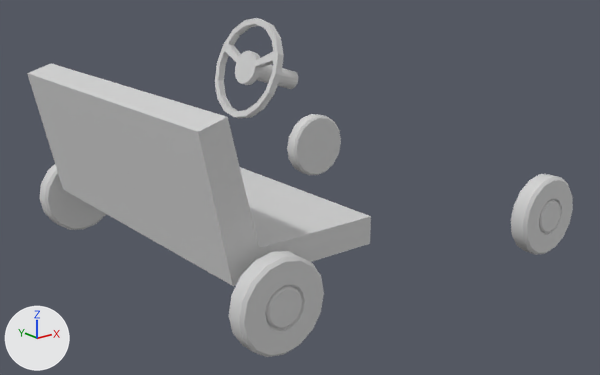
One commit to the OBJ model Models/car_interior.obj: the scene before it, then after it.
The view is the same before and after, from a 50 mm camera at (-3.04, -3.82, 1.01) aimed at (-0.05, -0.08, -0.48). Every picture has the same lights, and +X, +Y and +Z are marked at lower left. Where no turn or scale is listed for an object, it has been applied to the vertices.

The first picture shows 'seat_default', 'stearingwheel_default', 'wheels_default'.
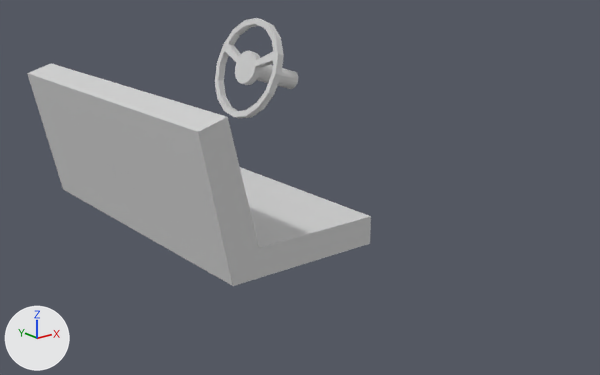
The change, as JSON lines over the scene's bpy script:
```json
{"op": "remove", "block": "ob_wheels_default", "code": ["ob_wheels_default = bpy.data.objects.new('wheels_default', me_wheels_default)", "ob_wheels_default.location = (0.0, 0.0, 0.0)"]}
```

Pixel boxes [x1, y1, x2, y2] of what changed, in the pictures (600 x 375 px):
```json
{"object": "wheels_default", "change": "deleted", "before": [39, 114, 573, 357]}
```
